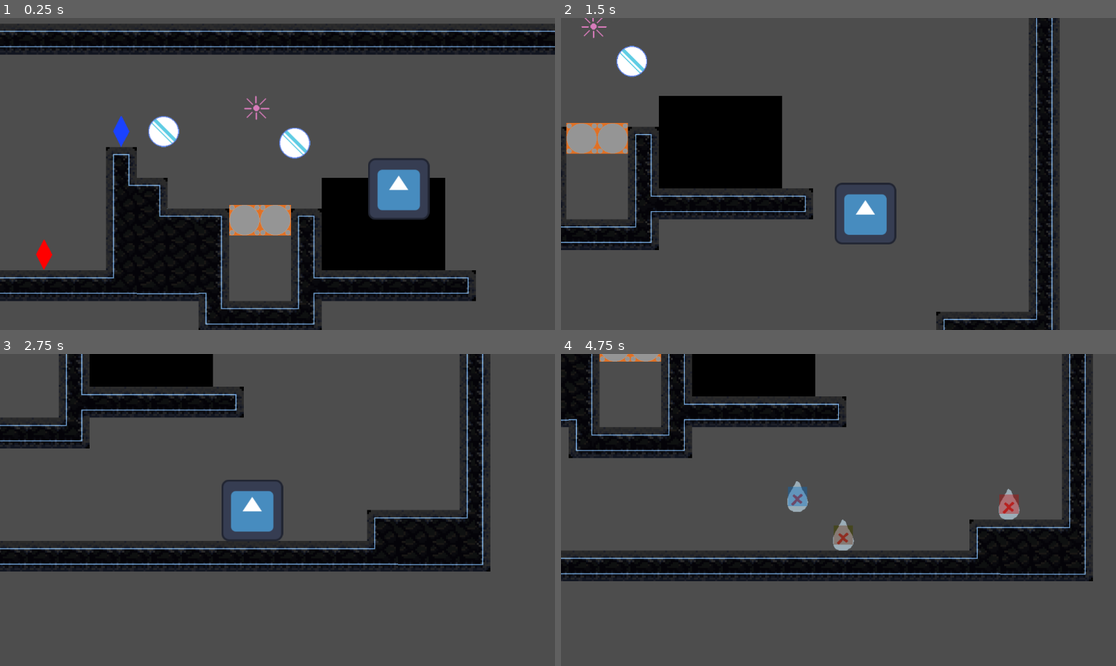
Above: before the commit, frames 1-4 (two rows, left to right).
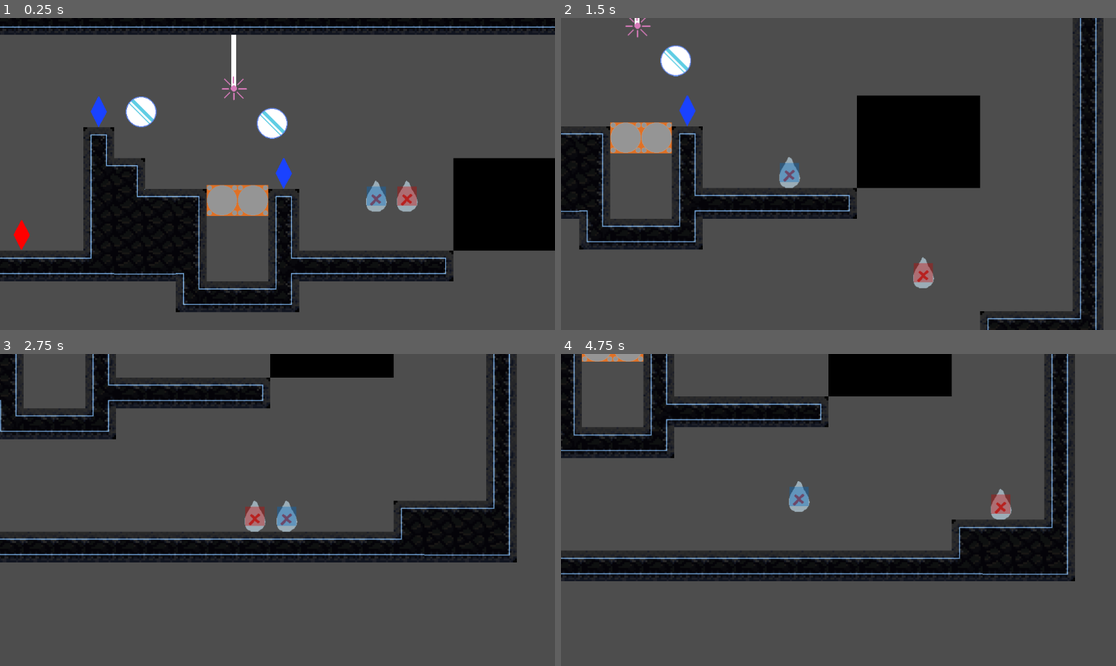
Above: after the commit, the same moments.

Repository: Jo-Meer/ldjam56
Game: Godot game, scene res://test_ntimi.tscn
Two runs of this game, one before a commit and one after it. Both use one fixed random seed, a clock stepped at 60 frames per second and the inputs below. This scene is started directly instead of the project's main scene. The engine's default icon, where the game draws it, is replaced by a stand-in: a white triangle on a blue panel in a dark square.
Inputs:
- Up to frame 1 (0.25 s): no input
- Up to frame 2 (1.5 s): hold D (move_right) from 0.53 s (still down); tap T (merge) at 0.6 s; tap Space (jump) at 0.77 s; tap E (next_creature) at 1.35 s
- Up to frame 3 (2.75 s): tap Space (jump) at 1.52 s; release D (move_right) at 2.03 s; hold A (move_left) from 2.03 s (still down); tap Q (prev_creature) at 2.1 s
- Up to frame 4 (4.75 s): release A (move_left) at 2.78 s; hold D (move_right) 2.78-4.28 s; tap R (split) at 2.85 s; tap Space (jump) at 3.02, 3.77, 4.52 s; tap T (merge) at 3.6 s; hold A (move_left) from 4.28 s (still down); tap E (next_creature) at 4.35 s

The runs differ from the first frame. In frame 1, 42% of the frame differs, in the area x 0-100%, y 0-100%; in frame 2, 35%; in frame 3, 25%; in frame 4, 17%.

Commit message:
Update test_ntimi.tscn

Diff:
--- a/test_ntimi.tscn
+++ b/test_ntimi.tscn
@@ -1,8 +1,9 @@
-[gd_scene load_steps=19 format=4 uid="uid://c8kptit4jpth0"]
+[gd_scene load_steps=20 format=4 uid="uid://c8kptit4jpth0"]
 
 [ext_resource type="Script" path="res://scripts/level.gd" id="1_ea4dv"]
-[ext_resource type="PackedScene" uid="uid://bljut2rijnhk" path="res://creatures/avatar.tscn" id="2_02e44"]
+[ext_resource type="PackedScene" uid="uid://d0a6um5afvhie" path="res://creatures/fire.tscn" id="2_tpb1p"]
 [ext_resource type="PackedScene" uid="uid://cglcykaqjpxl0" path="res://objects/TriggerFire.tscn" id="3_4lfxq"]
+[ext_resource type="PackedScene" uid="uid://1a0j5pp3n1m7" path="res://creatures/water.tscn" id="3_anowc"]
 [ext_resource type="TileSet" uid="uid://bmhk4rsadl00o" path="res://tiles/tileset.tres" id="3_sxus1"]
 [ext_resource type="PackedScene" uid="uid://cmrpjxtuy1cgk" path="res://objects/Door.tscn" id="4_bvxr7"]
 [ext_resource type="PackedScene" uid="uid://dg6wlvr8uyxqe" path="res://objects/TriggerAir.tscn" id="6_5ucr2"]
@@ -34,8 +35,11 @@
 [node name="Level" type="Node2D"]
 script = ExtResource("1_ea4dv")
 
-[node name="Avatar" parent="." instance=ExtResource("2_02e44")]
-position = Vector2(928, -152)
+[node name="Fire" parent="." instance=ExtResource("2_tpb1p")]
+position = Vector2(992, -96)
+
+[node name="Water" parent="." instance=ExtResource("3_anowc")]
+position = Vector2(928, -96)
 
 [node name="TileMapLayer" type="TileMapLayer" parent="."]
 tile_map_data = PackedByteArray("AAD8/wIAAgABAAMAAAD9/wIAAgACAAMAAAD+/wIAAgACAAMAAAD//wIAAgACAAMAAAAAAAIAAgACAAMAAAABAA …(2080 unchanged characters)…
@@ -56,7 +60,7 @@
 position = Vector2(-128, 128)
 
 [node name="Darkness" parent="." instance=ExtResource("7_7dw0g")]
-position = Vector2(768, -64)
+position = Vector2(1088, -64)
 
 [node name="CollisionShape2D" type="CollisionShape2D" parent="Darkness"]
 visible = false
@@ -76,11 +80,9 @@
 
 [node name="LaserSensor2" parent="Door2" instance=ExtResource("10_1r7jb")]
 position = Vector2(64, -8)
-stays_activated = true
 
 [node name="LaserSensor" parent="Door2" instance=ExtResource("10_1r7jb")]
 position = Vector2(0, -8)
-stays_activated = true
 
 [node name="CollisionShape2D" type="CollisionShape2D" parent="Door2"]
 position = Vector2(64, 32)
@@ -134,3 +136,8 @@
 
 [node name="Laser" parent="." instance=ExtResource("8_xs458")]
 position = Vector2(632, -208)
+direction = 0
+
+[node name="TriggerFire2" parent="." node_paths=PackedStringArray("targets") instance=ExtResource("3_4lfxq")]
+position = Vector2(704, 0)
+targets = [NodePath("../Laser")]
